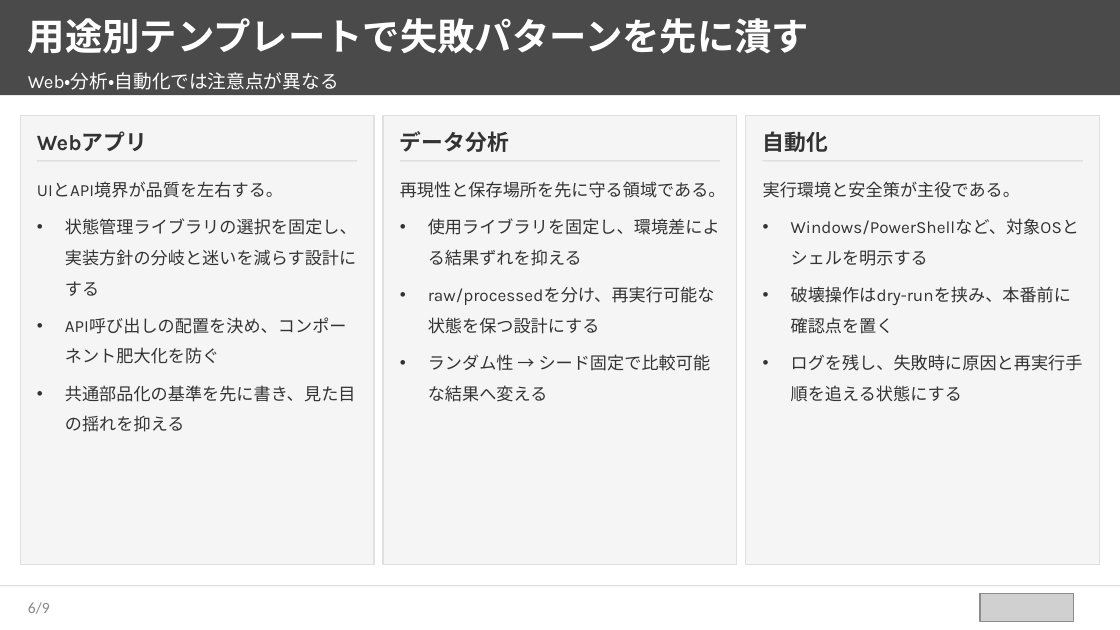
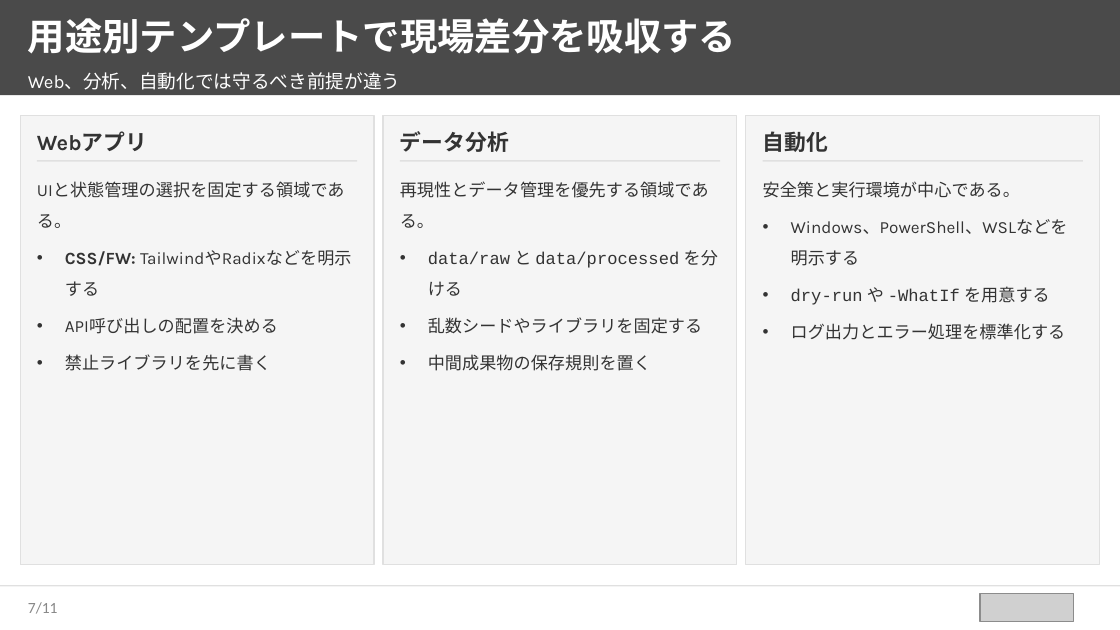
Before and after one commit to takuya109048/html2pptx, a slide deck: slide 8 of sample_source_deck.pptx (slide 7 before the commit). Drawn at 1120x630 pixels with LibreOffice and Linux fonts; fonts in the diff are those of the drawing; grey boxes stand for pictures. Boxes give left, top, right and bottom in pixels: in the first picture for what was removed or moved away, otherwise in the second. Text is boxed around its words. In the diff, an @@ line names an element or a change of style, - is before the commit and + after.

```diff
--- a/sample_source_deck.pptx
+++ b/sample_source_deck.pptx
@@ text at bbox=[28, 18, 736, 54]: text changed @@
-用途別テンプレートで失敗パターンを先に潰す
+用途別テンプレートで現場差分を吸収する
@@ text at bbox=[28, 72, 401, 90]: text changed @@
-Web・分析・自動化では注意点が異なる
+Web、分析、自動化では守るべき前提が違う
@@ text at bbox=[400, 181, 718, 371]: text changed @@
-再現性と保存場所を先に守る領域である。
-• 使用ライブラリを固定し、環境差による結果ずれを抑える
-• raw/processedを分け、再実行可能な状態を保つ設計にする
-• ランダム性 → シード固定で比較可能な結果へ変える
+再現性とデータ管理を優先する領域である。
+• data/raw と data/processed を分ける
+• 乱数シードやライブラリを固定する
+• 中間成果物の保存規則を置く
@@ text at bbox=[763, 181, 1066, 340]: text changed @@
-実行環境と安全策が主役である。
-• Windows/PowerShellなど、対象OSとシェルを明示する
-• 破壊操作はdry-runを挟み、本番前に確認点を置く
-• ログを残し、失敗時に原因と再実行手順を追える状態にする
+安全策と実行環境が中心である。
+• Windows、PowerShell、WSLなどを明示する
+• dry-run や -WhatIf を用意する
+• ログ出力とエラー処理を標準化する
@@ text at bbox=[37, 214, 278, 371]: text changed @@
-UIとAPI境界が品質を左右する。
-• 状態管理ライブラリの選択を固定し、実装方針の分岐と迷いを減らす設計にする
-• API呼び出しの配置を決め、コンポーネント肥大化を防ぐ
-• 共通部品化の基準を先に書き、見た目の揺れを抑える
+UIと状態管理の選択を固定する領域である。
+• CSS/FW: TailwindやRadixなどを明示する
+• API呼び出しの配置を決める
+• 禁止ライブラリを先に書く
@@ page number at bbox=[28, 602, 58, 614]: text changed @@
-6/9
+7/11
```
Also in this commit, not shown: 5 other slides changed, 5 slides added, 3 slides removed, 10 other files.
